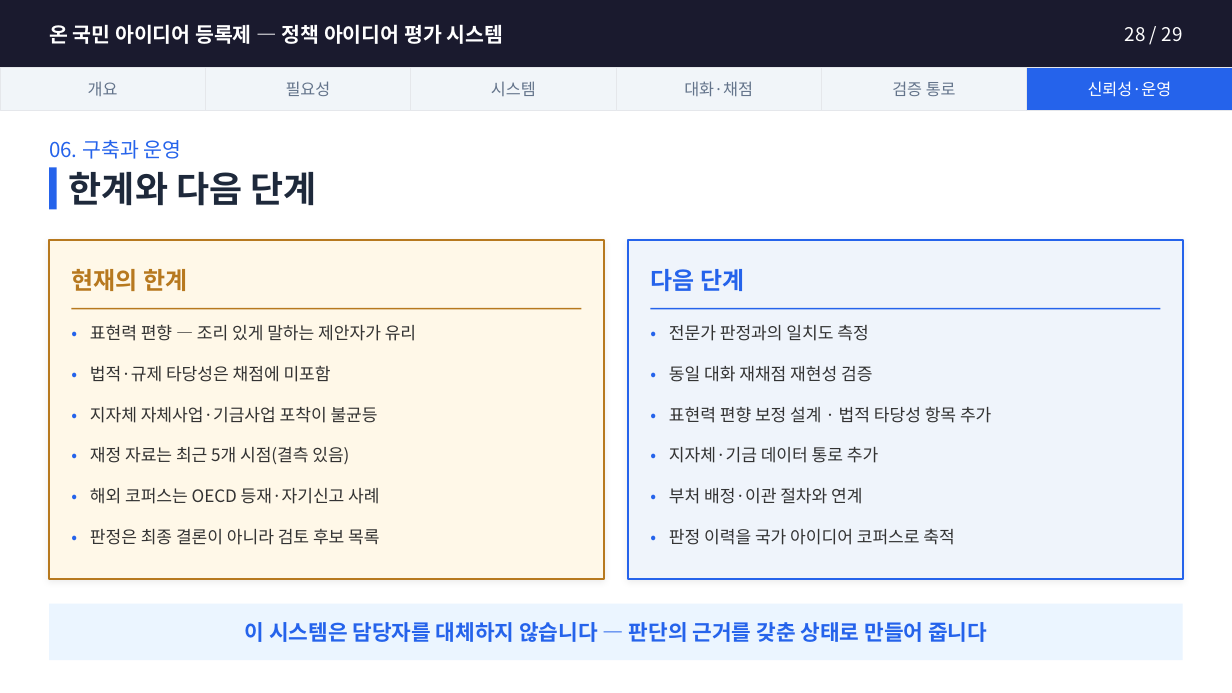
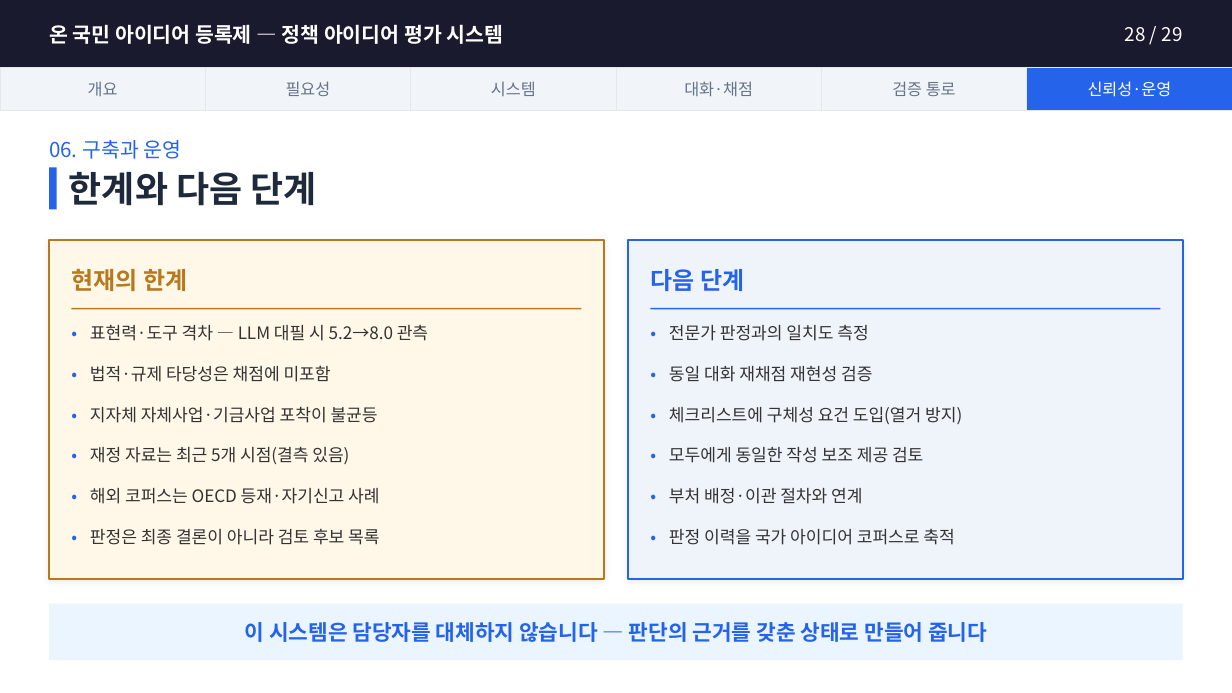
Before and after one commit to jason-j-kim/PYCON2017, a slide deck: slide 28 of docs/온국민아이디어등록제_설명자료.pptx. Drawn at 1232x693 pixels with LibreOffice and Linux fonts; fonts in the diff are those of the drawing. Boxes give left, top, right and bottom in pixels: in the first picture for what was removed or moved away, otherwise in the second. Text is boxed around its words. In the diff, an @@ line names an element or a change of style, - is before the commit and + after.

```diff
--- a/docs/온국민아이디어등록제_설명자료.pptx
+++ b/docs/온국민아이디어등록제_설명자료.pptx
@@ text at [90,325,428,341]: text changed @@
-표현력 편향 — 조리 있게 말하는 제안자가 유리
+표현력·도구 격차 — LLM 대필 시 5.2→8.0 관측
@@ text at [669,407,962,424]: text changed @@
-표현력 편향 보정 설계 · 법적 타당성 항목 추가
+체크리스트에 구체성 요건 도입(열거 방지)
@@ text at [669,447,923,463]: text changed @@
-지자체·기금 데이터 통로 추가
+모두에게 동일한 작성 보조 제공 검토
```
Also in this commit, not shown: 3 other slides changed, 1 other file.
